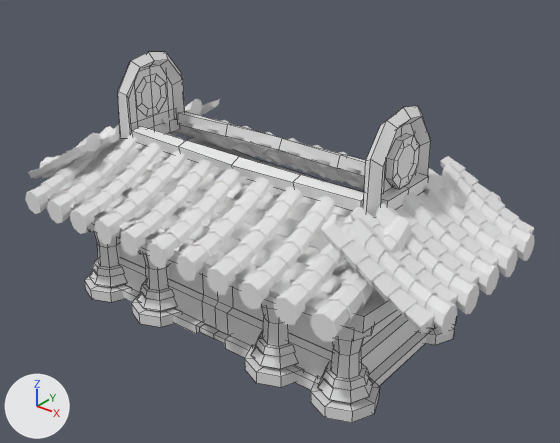
A saved change to the Blender file blndr-cs.blend.
One viewpoint serves both versions: a 50 mm camera at (29.8, -35.4, 26.0) aimed at (1.5, 0.0, 4.0). Lighting does not change. The marker at lower left points along +X, +Y and +Z. Mesh edges are drawn as thin lines on the coarser meshes.

Objects in the first picture: 'Circle', 'Cube', 'Cube.001', 'Cube.002', 'Cube.003', 'Plane', 'pilar', 't2', 'tel', 'tel.001', 'telhas', 'telhas.003'.
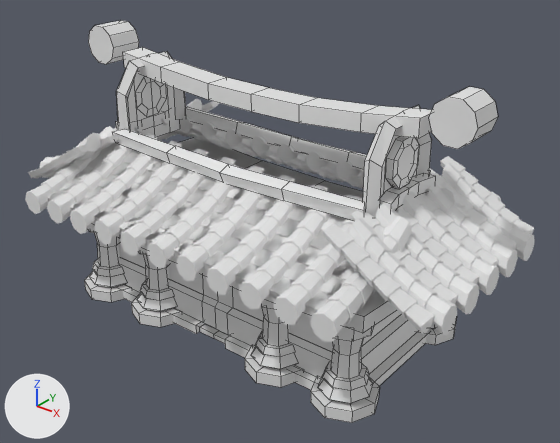
Boxes [x1, y1, x2, y2] around the edits, measured in the pictures (560 x 443 px):
'Cube.001', reshaped: before [132, 112, 366, 210]; after [113, 107, 431, 220]
'Cube.004', added: after [123, 47, 432, 138]
'Cylinder', added: after [88, 20, 498, 149]
'Cube.002', reshaped (7% wider): before [131, 109, 429, 209]; after [116, 111, 436, 211]

Edits to the bpy script that builds the scene:
```text
Change me_cube_002:
    where me_cube_002.from_pydata(...)  # 12 vertices, 9 faces; spans x -9.23..0.0, y -2.86..-1.67, z 7.71..8.8
    used by ob_cube_001; location = (0.0, 0.0, 0.0)
    before: 8 (-4.65, -1.76, 7.98), 9 (-4.65, -2.77, 8.53) at pixel (178, 146), 10 (-4.65, -1.99, 8.76) at pixel (186, 140), 11 (-4.65, -2.54, 7.75)
    me_cube_002 part 1
    add for i in [*range(8, 12)]: me_cube_002.vertices[i].co += Vector((0.0, -1.02, -0.09))
    me_cube_002.vertices[0].co: (-9.23, -2.49, 7.78) -> (-10.0, -3.46, 7.78)  # not seen -> pixel (115, 142)
    me_cube_002.vertices[1].co: (-9.23, -2.62, 8.6) -> (-10.07, -3.57, 8.6)  # pixel (131, 130) -> pixel (112, 131)
    me_cube_002.vertices[2].co: (-9.23, -1.67, 7.91) -> (-9.56, -2.77, 7.91)
    me_cube_002.vertices[3].co: (-9.23, -1.8, 8.73) -> (-9.63, -2.88, 8.73)  # pixel (140, 125) -> pixel (124, 128)
    me_cube_002.vertices[4].co: (0.0, -1.77, 8.05) -> (0.0, -2.8, 7.84)
    me_cube_002.vertices[5].co: (0.0, -2.11, 8.8) -> (0.0, -3.11, 8.6)  # pixel (239, 156) -> pixel (228, 164)
    me_cube_002.vertices[6].co: (0.0, -2.52, 7.71) -> (0.0, -3.57, 7.53)  # not seen -> pixel (223, 182)
    me_cube_002.vertices[7].co: (0.0, -2.86, 8.46) -> (0.0, -3.87, 8.3)  # pixel (231, 165) -> pixel (219, 172)
Change me_cube_003:
    where me_cube_003.from_pydata(...)  # 8 vertices, 5 faces; spans x -10.66..-9.86, y 0.0..2.22, z 8.06..8.85
    used by ob_cube_002; location = (0.0, 0.0, 0.0)
    verts and faces of me_cube_003; kept vertices keep their numbers, new ones are numbered from 8
    before: 0 (-10.66, 2.22, 8.06), 1 (-10.66, 2.22, 8.85), 2 (-9.86, 2.22, 8.06) at pixel (176, 118), 3 (-9.86, 2.22, 8.85) at pixel (176, 108), 4 (-10.66, 0.0, 8.06)
    before: 5 (-10.66, 0.0, 8.85), 6 (-9.86, 0.0, 8.06) at pixel (154, 126), 7 (-9.86, 0.0, 8.85) at pixel (153, 115)
    me_cube_003 part 2
    add delete_faces([(0, 4, 5, 1), (1, 5, 7, 3), (0, 2, 6, 4), (2, 3, 7, 6)])
    add verts[0] = (-11.0, 2.44, 8.06)  # moved
    add verts[1] = (-11.0, 2.44, 8.85)  # moved
    add verts[2] = (-10.21, 2.44, 8.06)  # moved
    add verts[3] = (-10.21, 2.44, 8.85)  # moved
    add for new, old in zip([*range(8, 12)], [*range(4, 8)]): verts[new] = verts[old] + (0.0, 1.11, 0.0)
    add faces += [(0, 8, 9, 1), (5, 7, 11, 9), (4, 8, 10, 6), (6, 10, 11, 7), (2, 3, 11, 10), (0, 2, 10, 8)]
    add faces += [(1, 9, 11, 3), (4, 5, 9, 8)]
Add me_cylinder_008:
    me_cylinder_008.from_pydata(...)  # a 10-sided cylinder along y spanning x 12.1..14.78, y -1.16..1.16, z 12.24..14.79
Add me_cube:
    me_cube.from_pydata([(-9.88, -0.89, 12.2), (-9.88, -0.89, 13.28), (-9.88, 0.89, 12.2), (-9.88, 0.89, 13.28), (-6.77, -0.89, 12.83), (-3.11, -0.89, 12.48), (-6.77, 0.89, 11.75), (-3.11, 0.89, 11.4), (0.0, 0.89, 11.34), (0.0, 0.89, 12.43), (0.0, -0.89, 11.34), (0.0, -0.89, 12.43), (-6.77, 0.89, 12.83), (-3.11, 0.89, 12.48), (-6.77, -0.89, 11.75), (-3.11, -0.89, 11.4)], [], [(0, 1, 3, 2), (9, 13, 5, 11), (6, 7, 15, 14), (14, 4, 1, 0), (2, 6, 14, 0), (12, 3, 1, 4), (6, 12, 13, 7), (7, 8, 10, 15), (2, 3, 12, 6), (7, 13, 9, 8), (13, 12, 4, 5), (10, 11, 5, 15), (15, 5, 4, 14)])
Add ob_cylinder:
    ob_cylinder = bpy.data.objects.new('Cylinder', me_cylinder_008)
    ob_cylinder.location = (0.0, 0.0, 0.0)
    _m = ob_cylinder.modifiers.new('Mirror', 'MIRROR')
Add ob_cube_004:
    ob_cube_004 = bpy.data.objects.new('Cube.004', me_cube)
    ob_cube_004.location = (0.0, 0.0, 0.0)
    ob_cube_004.scale = (1.16, 1.0, 1.0)
    _m = ob_cube_004.modifiers.new('Mirror', 'MIRROR')
    _m.use_clip = True
```
